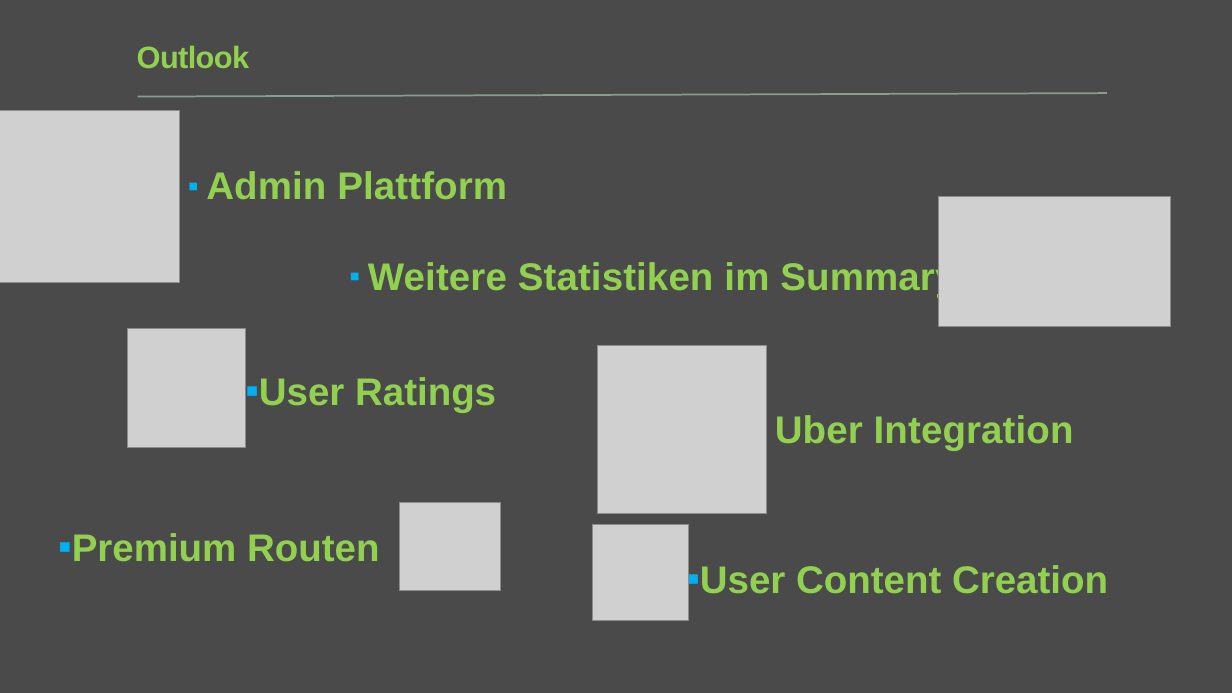
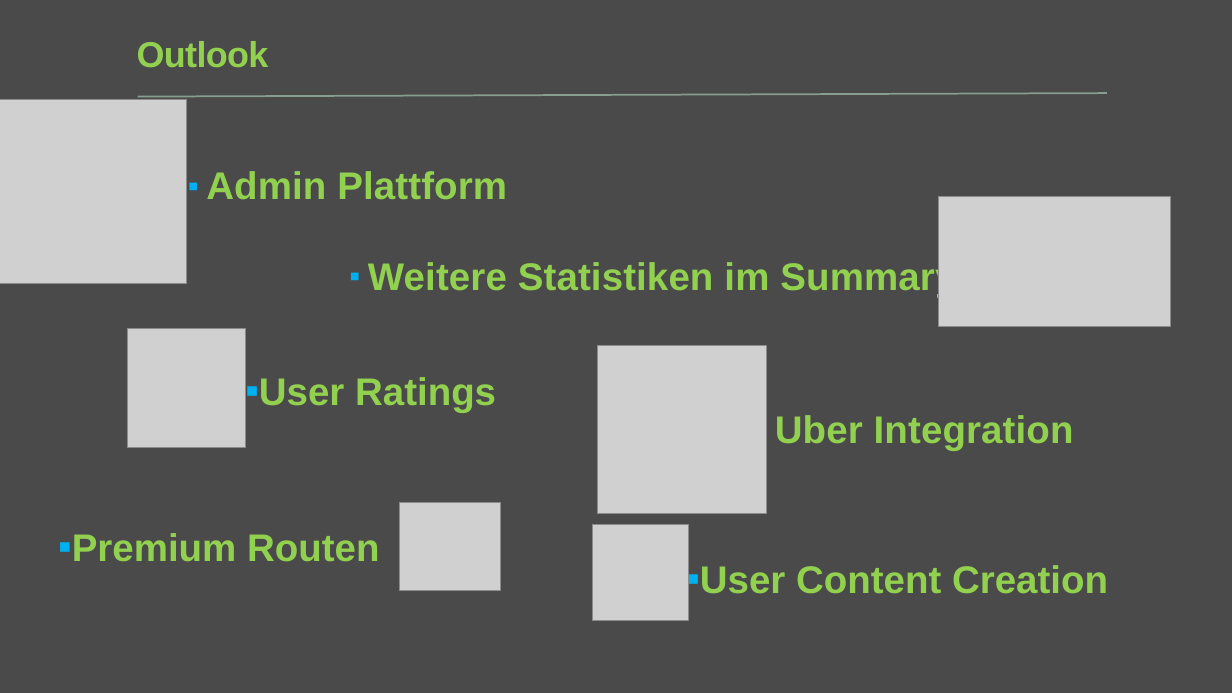
Before and after one commit to PsitTeam3/Documentation, a slide deck: slide 8 of Schlusspräsi.pptx. Drawn at 1232x693 pixels with LibreOffice and Linux fonts; fonts in the diff are those of the drawing; grey boxes stand for pictures. Boxes give left, top, right and bottom in pixels: in the first picture for what was removed or moved away, otherwise in the second. Text is boxed around its words. In the diff, an @@ line names an element or a change of style, - is before the commit and + after.

Commit message:
Minor changes

```diff
--- a/Schlusspräsi.pptx
+++ b/Schlusspräsi.pptx
@@ title "Outlook" at <box>137,41,269,68</box>: size 24 to 28 pt @@
@@ picture: place and size @@
-picture at <box>0,110,179,283</box>
+picture at <box>0,100,187,284</box>
```
Also in this commit, not shown: 2 other slides changed.
